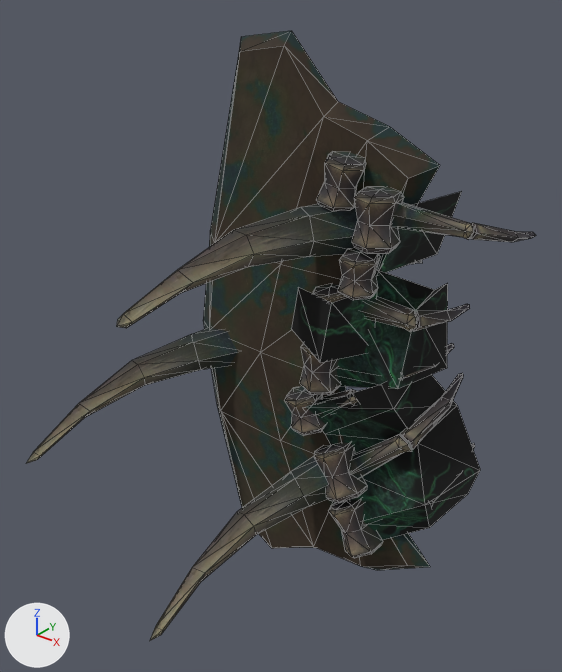
Two versions of the OBJ model sceneobjs/mori_fuben_02/stone/mori_fuben_02_lg01.obj, one commit apart.
Both versions are drawn from a 50 mm camera at (651.0, -1068.0, 546.0) aimed at (5.0, -259.0, 45.0). Lighting does not change. The marker at lower left points along +X, +Y and +Z. Mesh edges are drawn as thin lines. Where no turn or scale is listed for an object, it has been applied to the vertices. Vertices at the same position are counted once.

Before the edit, the objects in view are built like this:
```python
me_mori_fuben_02_lg01 = bpy.data.meshes.new('mori_fuben_02_lg01')
me_mori_fuben_02_lg01.from_pydata(...)  # 732 vertices, 1237 faces; spans x -274.0..279.0, y -577.0..0.0, z -456.0..457.0
# faces by material slot: [1206, 31]
me_mori_fuben_02_lg01.materials.append(mat_material_1)  # picture img_mori_fuben_02_lg01_01_png
me_mori_fuben_02_lg01.materials.append(mat_material_2)  # picture img_mori_fuben_02_lg01_02_png
ob_mori_fuben_02_lg01 = bpy.data.objects.new('mori_fuben_02_lg01', me_mori_fuben_02_lg01)
ob_mori_fuben_02_lg01.location = (0.0, 0.0, 0.0)
```
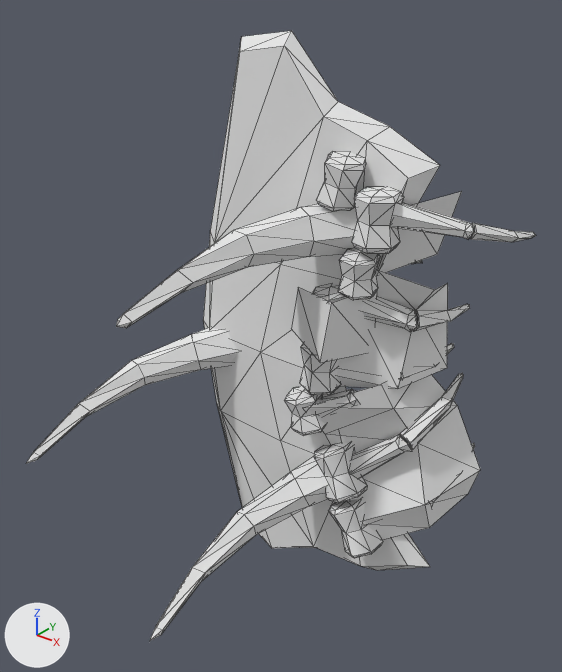
What the commit changed:
Material 'material_1' (mat_material_1_1) is new.
Its base color is (0.8, 0.8, 0.8) (white #e7e7e7).
Its roughness is 1.0.
Material 'material_2' (mat_material_2_1) is new.
Its base color is (0.8, 0.8, 0.8) (white #e7e7e7).
Its roughness is 1.0.
me_mori_fuben_02_lg01 has 732 vertices, 1237 faces and spans x -274.0..279.0, y -577.0..0.0, z -456.0..457.0.
me_mori_fuben_02_lg01 is used by ob_mori_fuben_02_lg01; location (0.0, 0.0, 0.0).
me_mori_fuben_02_lg01 part 1: all 1206 faces that had it switch from mat_material_1 (picture img_mori_fuben_02_lg01_01_png) to mat_material_1_1 (white #e7e7e7).
me_mori_fuben_02_lg01 part 2: all 31 faces that had it switch from mat_material_2 (picture img_mori_fuben_02_lg01_02_png) to mat_material_2_1 (white #e7e7e7).

Where the change shows, as pixel boxes (x1, y1, x2, y2) in the pictures (562 x 672 px):
part 1 of me_mori_fuben_02_lg01, recoloured
    both: (26, 31, 536, 641)
part 2 of me_mori_fuben_02_lg01, recoloured (black to grey)
    both: (291, 191, 480, 540)
